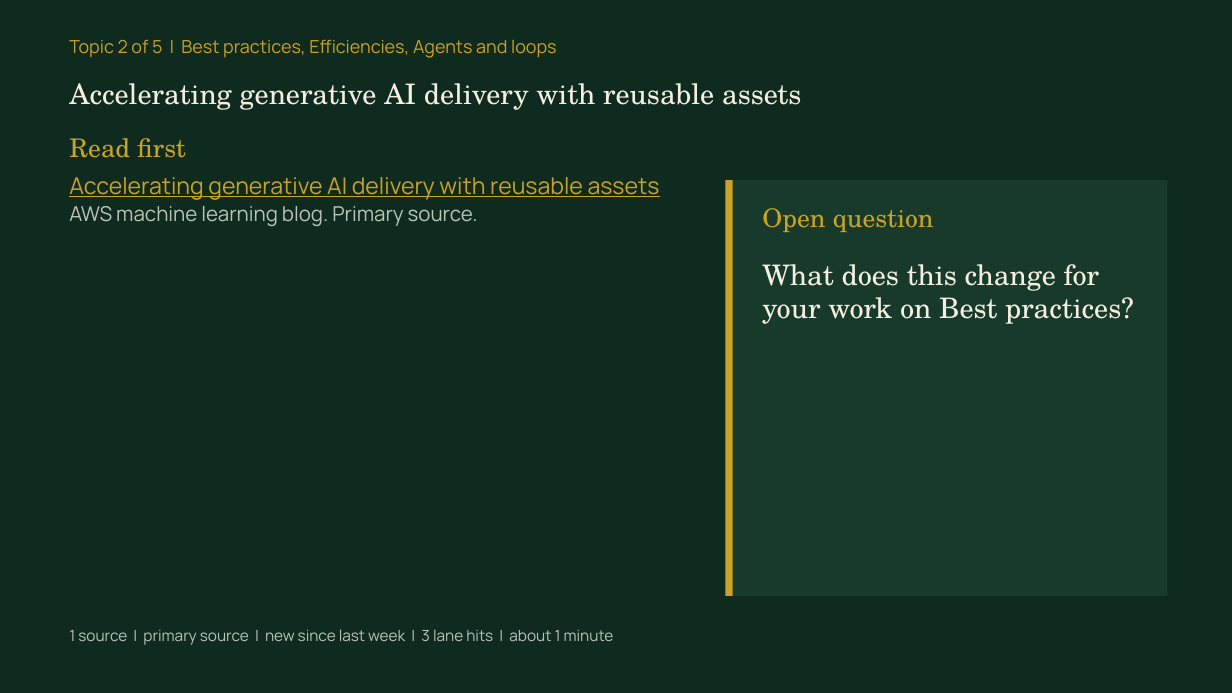
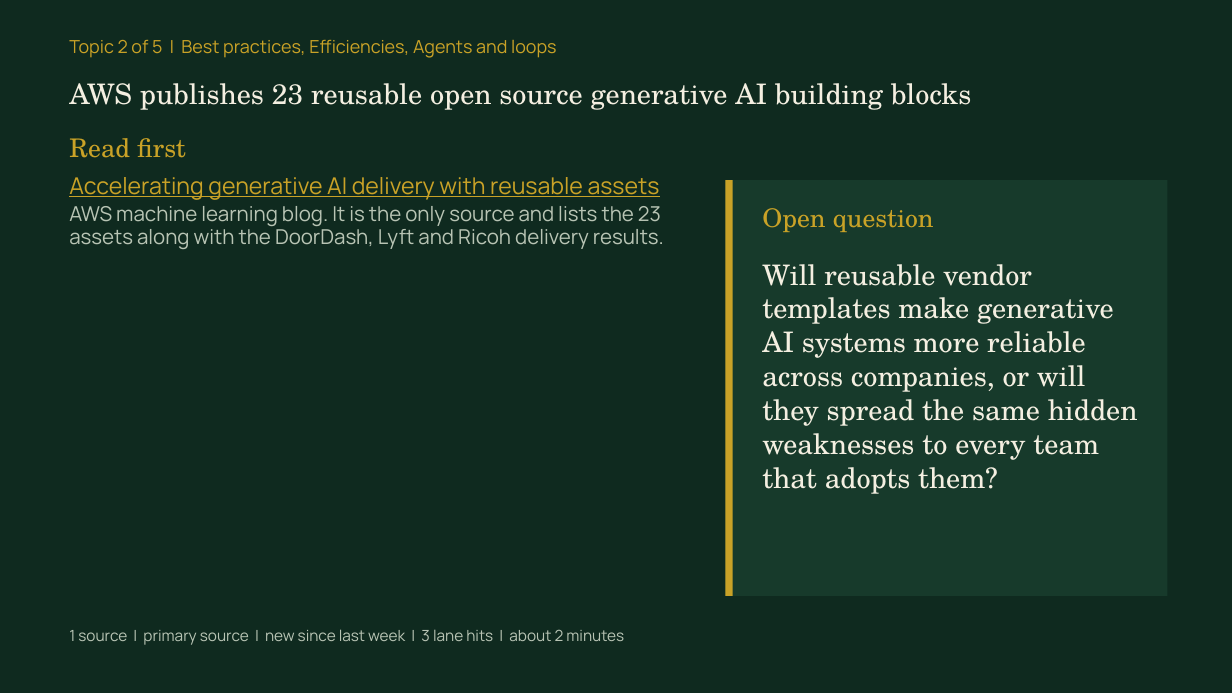
Before and after one commit to syb-code/news-digest, a slide deck: slide 7 of docs/learn/2026-11-11/briefing.pptx. Drawn at 1232x693 pixels with LibreOffice and Linux fonts; fonts in the diff are those of the drawing. Boxes give left, top, right and bottom in pixels: in the first picture for what was removed or moved away, otherwise in the second. Text is boxed around its words. In the diff, an @@ line names an element or a change of style, - is before the commit and + after.

```diff
--- a/docs/learn/2026-11-11/briefing.pptx
+++ b/docs/learn/2026-11-11/briefing.pptx
@@ text at bbox=[69, 83, 972, 110]: text changed @@
-Accelerating generative AI delivery with reusable assets
+AWS publishes 23 reusable open source generative AI building blocks
@@ text at bbox=[69, 206, 664, 249]: text changed @@
-AWS machine learning blog. Primary source.
+AWS machine learning blog. It is the only source and lists the 23 assets along with the DoorDash, Lyft and Ricoh delivery results.
@@ text at bbox=[762, 264, 1138, 494]: text changed @@
-What does this change for your work on Best practices?
+Will reusable vendor templates make generative AI systems more reliable across companies, or will they spread the same hidden weaknesses to every team that adopts them?
@@ text at bbox=[69, 629, 624, 645]: text changed @@
-1 source | primary source | new since last week | 3 lane hits | about 1 minute
+1 source | primary source | new since last week | 3 lane hits | about 2 minutes
```
Also in this commit, not shown: 16 other slides changed, 5 other files.
